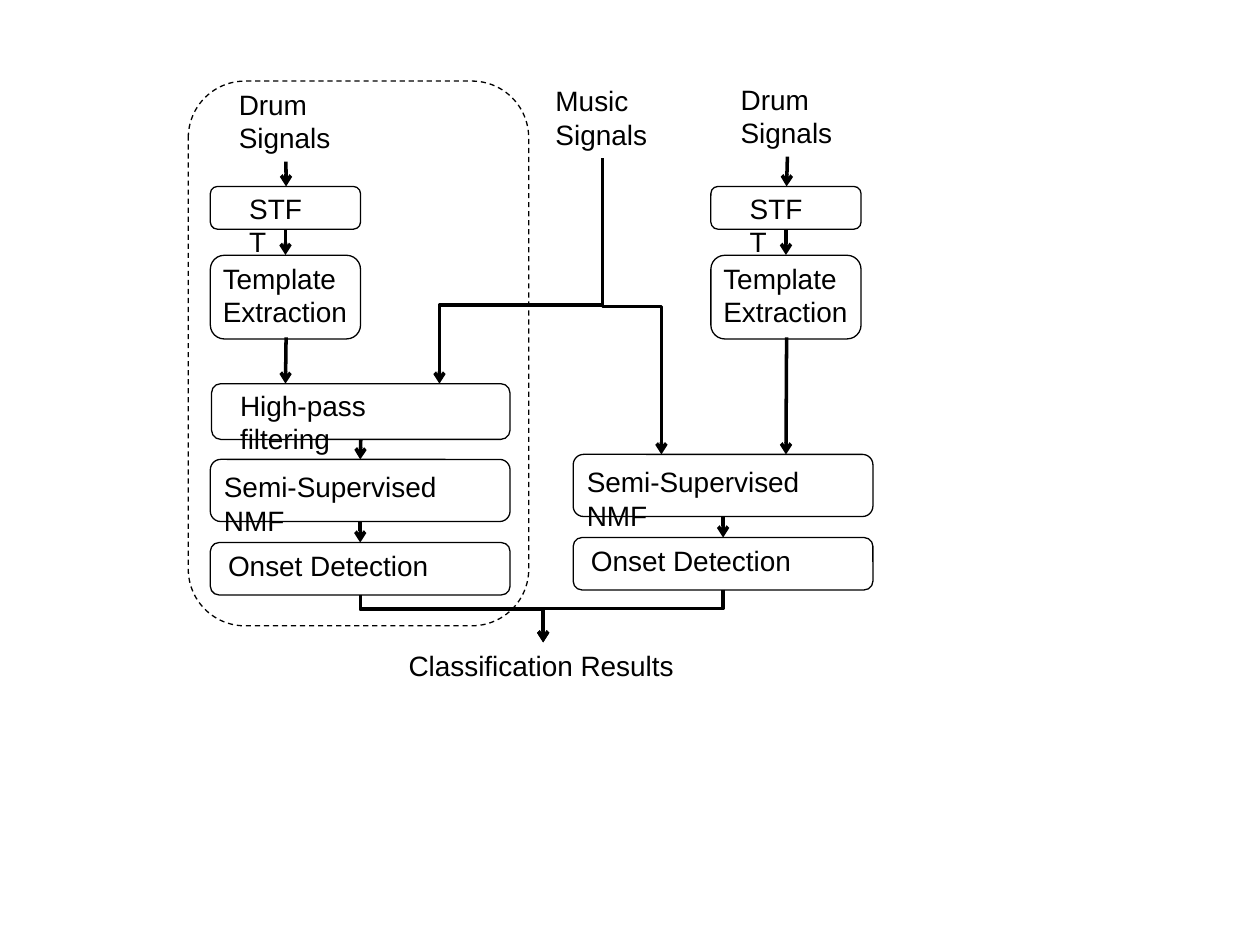
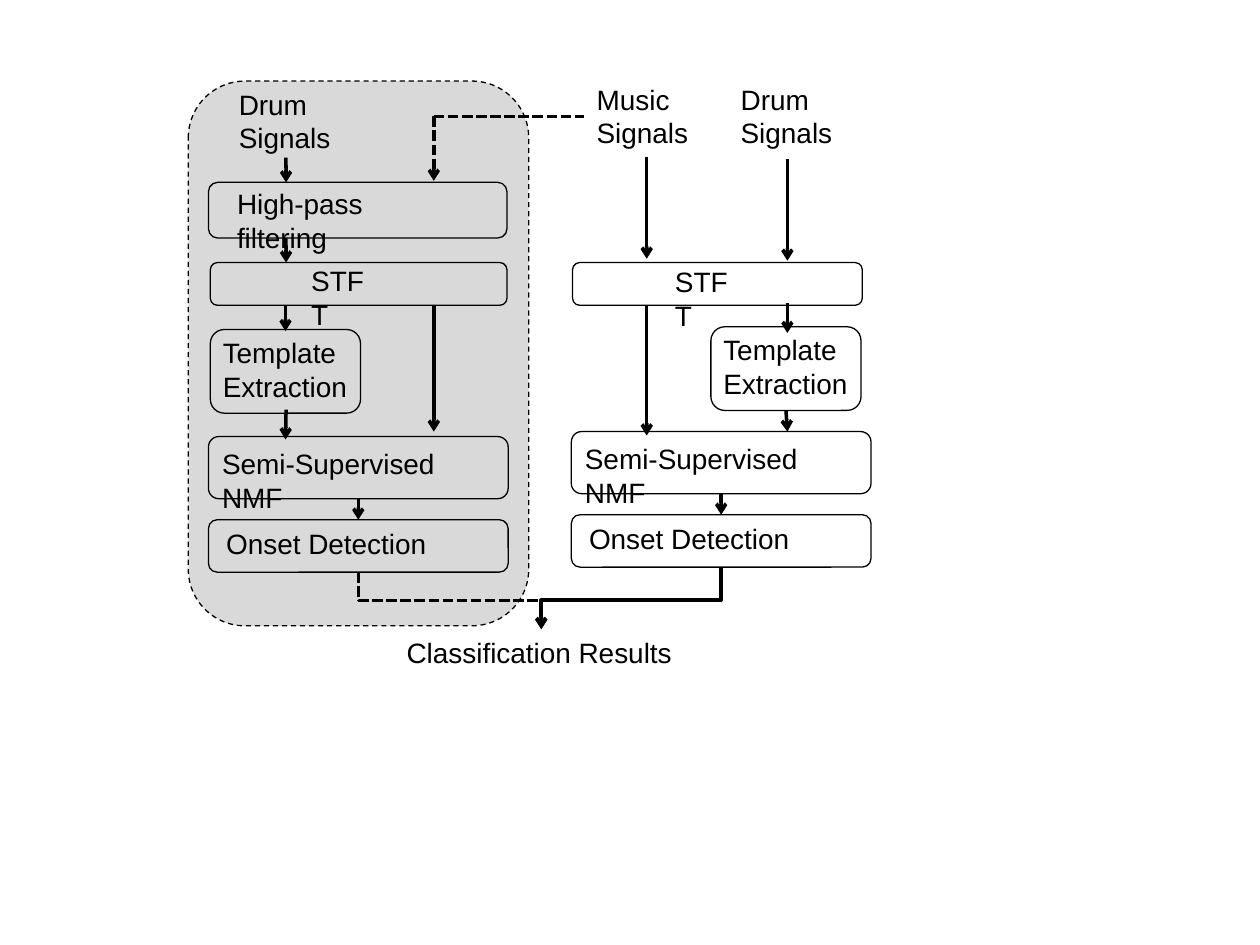
Before and after one commit to cwu307/cw_paper, a slide deck: slide 2 of cw ismir2014/cw_ismir2014_plots.pptx. Drawn at 1260x945 pixels with LibreOffice and Linux fonts; fonts in the diff are those of the drawing. Boxes give left, top, right and bottom in pixels: in the first picture for what was removed or moved away, otherwise in the second. Text is boxed around its words. In the diff, an @@ line names an element or a change of style, - is before the commit and + after.

```diff
--- a/cw ismir2014/cw_ismir2014_plots.pptx
+++ b/cw ismir2014/cw_ismir2014_plots.pptx
@@ rounded rectangle at bbox=[188, 81, 528, 625]: fill none to #D9D9D9 @@
@@ text "Music": place and size @@
-text "Music" at bbox=[555, 90, 647, 150]
+text "Music" at bbox=[597, 89, 689, 149]
@@ line added from (433, 116) to (585, 116), #000000 2 pt dashed @@
@@ arrow added from (433, 116) to (433, 180), #000000 2 pt dashed @@
@@ arrow added from (286, 158) to (286, 183), #000000 2 pt @@
@@ elbow arrow removed from (602, 159) to (440, 384) @@
@@ elbow arrow removed from (602, 159) to (662, 455) @@
@@ arrow added from (646, 156) to (646, 258), #000000 2 pt @@
@@ arrow moved from (788, 156) - (786, 186) to (788, 159) - (788, 261) @@
@@ rounded rectangle: place and size @@
-rounded rectangle at bbox=[212, 384, 510, 440]
+rounded rectangle at bbox=[208, 183, 507, 238]
@@ text "High-pass filtering": place and size @@
-text "High-pass filtering" at bbox=[240, 395, 366, 455]
+text "High-pass filtering" at bbox=[237, 193, 363, 253]
@@ rounded rectangle: place and size @@
-rounded rectangle at bbox=[210, 186, 360, 229]
+rounded rectangle at bbox=[210, 262, 507, 305]
@@ text "STFT": place and size @@
-text "STFT" at bbox=[237, 185, 329, 222]
+text "STFT" at bbox=[299, 258, 391, 295]
@@ rounded rectangle: place and size @@
-rounded rectangle at bbox=[711, 186, 861, 229]
+rounded rectangle at bbox=[572, 262, 862, 305]
@@ text "STFT": place and size @@
-text "STFT" at bbox=[737, 185, 829, 222]
+text "STFT" at bbox=[663, 258, 755, 295]
@@ arrow moved from (360, 440) - (360, 460) to (433, 305) - (433, 432) @@
@@ arrow added from (646, 305) to (646, 436), #000000 2 pt @@
@@ text "Template": place and size @@
-text "Template" at bbox=[723, 268, 847, 323]
+text "Template" at bbox=[723, 339, 847, 395]
@@ rounded rectangle: place and size @@
-rounded rectangle at bbox=[711, 256, 861, 339]
+rounded rectangle at bbox=[711, 326, 861, 410]
@@ 3 arrows, 1 text, 1 rounded rectangle: place and size @@
-3 arrows, 1 text, 1 rounded rectangle at bbox=[210, 161, 786, 339]
+3 arrows, 1 text, 1 rounded rectangle at bbox=[210, 238, 788, 413]
@@ arrow moved from (286, 338) - (286, 384) to (286, 410) - (286, 440) @@
@@ arrow moved from (786, 338) - (786, 455) to (786, 411) - (788, 432) @@
@@ text "Semi-Supervised NMF": place and size @@
-text "Semi-Supervised NMF" at bbox=[224, 476, 436, 531]
+text "Semi-Supervised NMF" at bbox=[222, 453, 434, 508]
@@ text "Semi-Supervised NMF": place and size @@
-text "Semi-Supervised NMF" at bbox=[587, 471, 799, 526]
+text "Semi-Supervised NMF" at bbox=[585, 448, 797, 503]
@@ 4 rounded rectangles, 2 texts, 2 arrows: place and size @@
-4 rounded rectangles, 2 texts, 2 arrows at bbox=[210, 455, 873, 596]
+4 rounded rectangles, 2 texts, 2 arrows at bbox=[208, 432, 871, 572]
@@ elbow arrow moved from (723, 590) - (543, 643) to (721, 567) - (542, 629) @@
@@ elbow arrow moved from (360, 595) - (543, 643) to (358, 572) - (542, 629) @@
@@ elbow arrow (358, 572) - (542, 629): stroke #000000 2 pt to #000000 2 pt dashed @@
@@ text "Classification Results": place and size @@
-text "Classification Results" at bbox=[409, 655, 674, 677]
+text "Classification Results" at bbox=[407, 642, 672, 664]
```
Also in this commit, not shown: 1 slide added, 7 other files.
